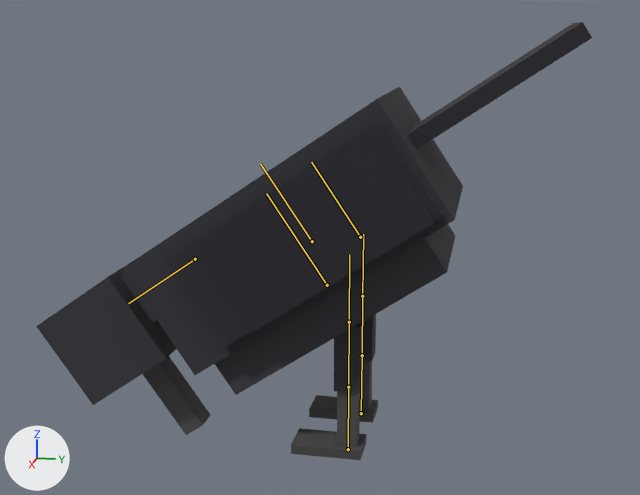
The glTF model assets/creatures/crow/model.glb, before and after one commit.
Rendered twice from a 50 mm lens placed at (0.568, 0.119, 0.283), pointed at (-0.002, 0.005, 0.14). Lighting does not change. The marker at lower left points along +X, +Y and +Z. The picture after the commit comes second. Both versions are drawn at frame 80 of the action 'eat'; the numbers are the values there. The bones that change, and the others that lie on the model, are drawn over the model as lines.

The first picture shows 'built'.
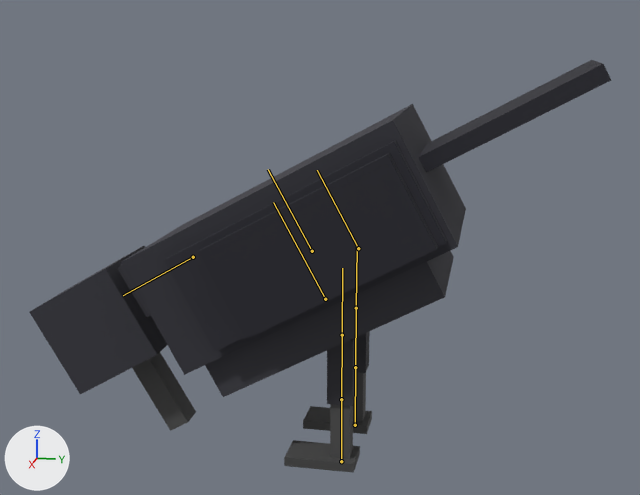
What differs and where, as boxes [x1, y1, x2, y2] in the pictures (640 x 495 px):
'built', posed
    before: [36, 22, 592, 460]
    after: [30, 60, 611, 473]
bone 'body', root to tip
    before: (312, 241) to (260, 164)
    after: (312, 251) to (268, 169)
bone 'head', root to tip
    before: (195, 259) to (128, 303)
    after: (193, 257) to (123, 295)
bone 'leg_l0', root to tip
    before: (362, 296) to (363, 234)
    after: (356, 308) to (357, 247)
bone 'leg_r0', root to tip
    before: (349, 322) to (349, 254)
    after: (342, 335) to (342, 268)

Edits to the bpy script that builds the scene:
```text
Change bone_body:
    where bone_body = bpy.data.objects['creature'].pose.bones['body']
    bone_body.location: (0.0, 0.0, 0.0) -> (0.0, -0.0066, 0.0)
    bone_body.rotation_quaternion: (0.956, 0.292, 0.0, 0.0) -> (0.969, 0.246, 0.0, 0.0)  # degrees (34, 0, 0) -> degrees (29, 0, 0)
Change bone_head:
    where bone_head = bpy.data.objects['creature'].pose.bones['head']  # child of 'body'
    bone_head.rotation_quaternion: (0.701, 0.713, 0.0, 0.0) -> (0.697, 0.717, 0.0, 0.0)  # degrees (91, 0, 0) -> degrees (92, 0, 0)
Change bone_leg_l0:
    where bone_leg_l0 = bpy.data.objects['creature'].pose.bones['leg_l0']  # child of 'body'
    bone_leg_l0.rotation_quaternion: (0.956, -0.292, 0.0, 0.0) -> (0.969, -0.246, 0.0, 0.0)  # degrees (-34, 0, 0) -> degrees (-29, 0, 0)
Change bone_leg_r0:
    where bone_leg_r0 = bpy.data.objects['creature'].pose.bones['leg_r0']  # child of 'body'
    bone_leg_r0.rotation_quaternion: (0.956, -0.292, 0.0, 0.0) -> (0.969, -0.246, 0.0, 0.0)  # degrees (-34, 0, 0) -> degrees (-29, 0, 0)
```
